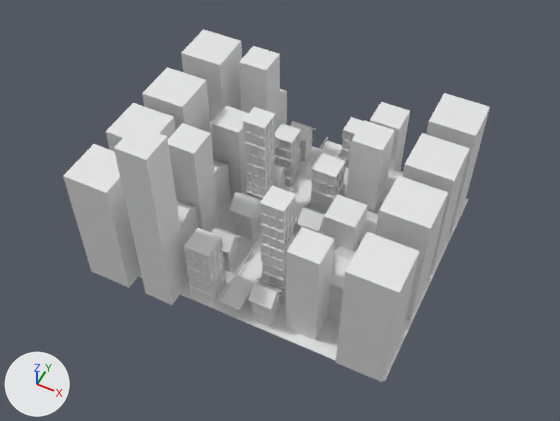
What one commit did to the FBX model Assets/Models/Rooms/Loading Metro/street environment.fbx.
Before and after are seen from a 50 mm camera at (50.6, -106.1, 132.5) aimed at (1.9, -8.8, 10.8). Lighting does not change. The marker at lower left points along +X, +Y and +Z. Where no turn or scale is listed for an object, it has been applied to the vertices.
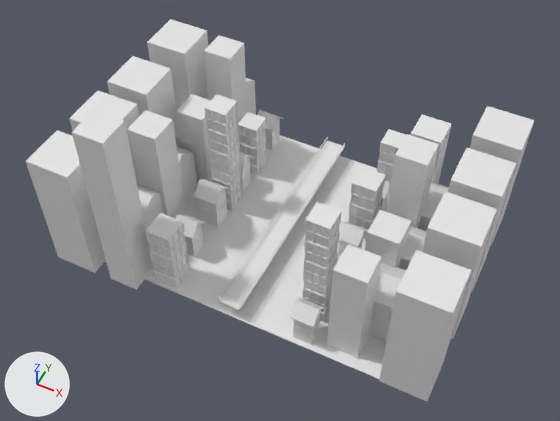
Pixel boxes (x1, y1, x2, y2) of what changed, in the pictures (560 x 421 px):
'lowpoly building.013', moved: before (336, 232, 420, 382); after (379, 250, 471, 401)
'lowpoly building.006', moved: before (114, 125, 188, 305); after (72, 110, 153, 290)
'lowpoly building.025', moved: before (63, 144, 141, 288); after (26, 130, 105, 273)
'lowpoly building.007', moved: before (286, 227, 335, 340); after (327, 244, 382, 358)
'lowpoly building.012', moved: before (376, 175, 448, 321); after (422, 191, 497, 339)
'lowpoly building.003', moved: before (168, 123, 219, 233); after (127, 110, 186, 219)
'lowpoly building.001', moved: before (346, 120, 395, 214); after (387, 134, 439, 229)
'lowpoly building.011', moved: before (403, 133, 470, 275); after (448, 148, 516, 292)
'lowpoly building.024', moved: before (181, 29, 242, 122); after (147, 19, 208, 111)
'lowpoly building.014', moved: before (426, 93, 490, 232); after (470, 106, 534, 246)
'building.003', moved: before (184, 228, 226, 305); after (145, 213, 190, 290)
'lowpoly building.023', moved: before (142, 67, 211, 133); after (107, 56, 178, 131)
'lowpoly building.005', moved: before (239, 46, 280, 132); after (204, 35, 247, 139)
'building.006', moved: before (260, 186, 296, 262); after (303, 202, 342, 279)
'building.002', moved: before (243, 107, 276, 180); after (205, 94, 240, 167)
'lowpoly building.002', moved: before (323, 194, 368, 251); after (365, 210, 411, 267)
'building.007', moved: before (311, 153, 346, 214); after (348, 167, 386, 239)
'building.001', moved: before (275, 124, 301, 188); after (238, 112, 267, 176)
'lowpoly building.022', moved: before (106, 103, 176, 152); after (69, 91, 139, 177)
'lowpoly building', moved: before (370, 102, 410, 170); after (411, 115, 451, 184)
'house.002', moved: before (229, 192, 261, 240); after (194, 179, 230, 227)
'house.005', moved: before (248, 281, 282, 327); after (290, 298, 324, 344)
'building.004', moved: before (261, 254, 286, 306); after (302, 262, 337, 322)
'building', moved: before (245, 166, 276, 200); after (209, 153, 242, 211)
'building.005', moved: before (341, 117, 363, 169); after (377, 129, 406, 192)
'lowpoly building.020', moved: before (176, 199, 198, 266); after (136, 178, 163, 230)
'house.003', moved: before (212, 228, 241, 272); after (176, 214, 205, 257)
'house.007', moved: before (297, 208, 325, 234); after (338, 222, 368, 256)
'house', moved: before (291, 121, 316, 162); after (258, 110, 283, 151)
'lowpoly building.015', moved: before (280, 89, 287, 125); after (246, 78, 256, 114)
'house.001', moved: before (275, 165, 288, 190); after (240, 153, 253, 191)
'house.004', moved: before (342, 167, 349, 197); after (380, 181, 391, 211)
'Plane.002', unchanged, uncovered by the edit: before (138, 146, 469, 381); after (104, 135, 389, 379)

The change, as a list of edits to the scene's bpy script:
```text
Change ob_lowpoly_building_023:
    ob_lowpoly_building_023.location: (-28.1, 0.8, -4.0) -> (-37.1, 0.8, -4.0)
Change ob_lowpoly_building_007:
    ob_lowpoly_building_007.location: (15.0, -22.4, -4.0) -> (24.4, -22.4, -4.0)
Change ob_house_005:
    ob_house_005.location: (6.7, -25.0, -3.9) -> (16.1, -25.0, -3.9)
Change ob_lowpoly_building_020:
    ob_lowpoly_building_020.location: (-20.3, -17.6, -4.0) -> (-29.3, -17.6, -4.0)
Change ob_lowpoly_building_002:
    ob_lowpoly_building_002.location: (15.9, -7.1, -4.0) -> (25.2, -7.1, -4.0)
Change ob_lowpoly_building_012:
    ob_lowpoly_building_012.location: (29.2, -7.7, -4.0) -> (38.5, -7.7, -4.0)
Change ob_house_001:
    ob_house_001.location: (-7.7, 6.5, -3.9) -> (-16.7, 6.5, -3.9)
Change ob_building_003:
    ob_building_003.location: (-7.3, -24.8, -3.3) -> (-16.3, -24.8, -3.3)
Change ob_lowpoly_building_022:
    ob_lowpoly_building_022.location: (-28.1, -12.5, -4.0) -> (-37.1, -12.5, -4.0)
Change ob_building_004:
    ob_building_004.location: (6.3, -18.5, -3.3) -> (15.7, -18.5, -3.3)
Change ob_house_004:
    ob_house_004.location: (6.7, 13.1, -3.9) -> (16.1, 13.1, -3.9)
Change ob_lowpoly_building_006:
    ob_lowpoly_building_006.location: (-15.8, -27.9, -4.0) -> (-24.8, -27.9, -4.0)
Change ob_lowpoly_building_003:
    ob_lowpoly_building_003.location: (-17.2, -11.7, -4.0) -> (-26.2, -11.7, -4.0)
Change ob_house_007:
    ob_house_007.location: (6.7, -2.3, -3.9) -> (16.1, -2.3, -3.9)
Change ob_house:
    ob_house.location: (-7.7, 22.1, -3.9) -> (-16.7, 22.1, -3.9)
Change ob_lowpoly_building_014:
    ob_lowpoly_building_014.location: (29.2, 19.7, -4.0) -> (38.5, 19.7, -4.0)
Change ob_building_007:
    ob_building_007.location: (6.3, 6.2, -3.3) -> (15.7, 6.2, -3.3)
Change ob_lowpoly_building_025:
    ob_lowpoly_building_025.location: (-28.1, -26.5, -4.0) -> (-37.1, -26.5, -4.0)
Change ob_lowpoly_building_001:
    ob_lowpoly_building_001.location: (15.7, 5.7, -4.0) -> (25.0, 5.7, -4.0)
Change ob_building_005:
    ob_building_005.location: (6.3, 22.3, -3.3) -> (15.7, 22.3, -3.3)
Change ob_lowpoly_building_011:
    ob_lowpoly_building_011.location: (29.2, 5.7, -4.0) -> (38.5, 5.7, -4.0)
Change ob_lowpoly_building_024:
    ob_lowpoly_building_024.location: (-28.1, 16.6, -4.0) -> (-37.1, 16.6, -4.0)
Change ob_house_003:
    ob_house_003.location: (-7.7, -16.2, -3.9) -> (-16.7, -16.2, -3.9)
Change ob_lowpoly_building_005:
    ob_lowpoly_building_005.location: (-16.5, 17.8, -4.0) -> (-25.5, 17.8, -4.0)
Change ob_lowpoly_building:
    ob_lowpoly_building.location: (15.0, 17.9, -4.0) -> (24.4, 17.9, -4.0)
Change ob_building:
    ob_building.location: (-7.3, 0.0, -3.3) -> (-16.3, 0.0, -3.3)
Change ob_building_006:
    ob_building_006.location: (6.3, -18.5, 11.7) -> (15.7, -18.5, 11.7)
Change ob_house_002:
    ob_house_002.location: (-7.7, -5.9, -3.9) -> (-16.7, -5.9, -3.9)
Change ob_lowpoly_building_015:
    ob_lowpoly_building_015.location: (-20.3, 24.7, -4.0) -> (-29.3, 24.7, -4.0)
Change ob_building_001:
    ob_building_001.location: (-7.3, 13.0, -3.3) -> (-16.3, 13.0, -3.3)
Change ob_building_002:
    ob_building_002.location: (-7.3, 0.0, 11.7) -> (-16.3, 0.0, 11.7)
Change ob_lowpoly_building_013:
    ob_lowpoly_building_013.location: (29.2, -23.5, -4.0) -> (38.5, -23.5, -4.0)
```
